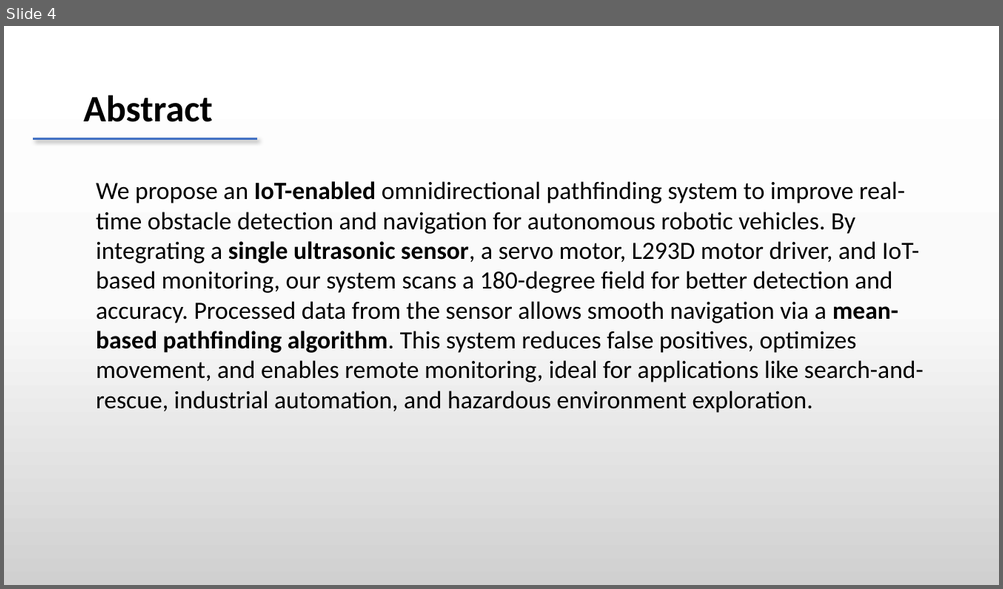
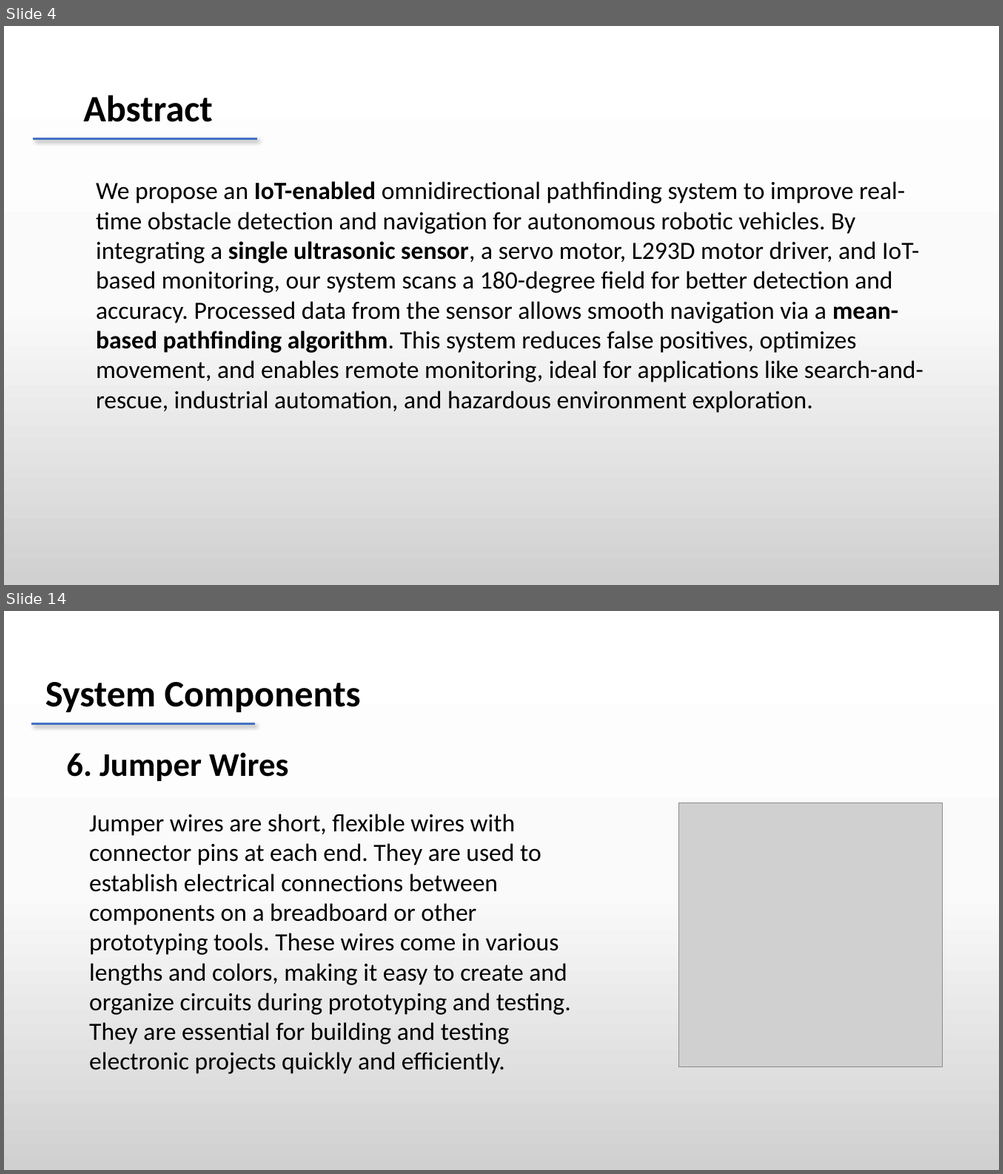
Before and after one commit to dheeraj78/project-4-2, a slide deck: Batch 8 .pptx. Shown one above the other, each under a label of ours: slide 4 before the commit, slides 4 and 14 after it; the slides between them are not shown. The pictures are 1003x589 and 1003x1174 pixels, drawn with LibreOffice and Linux fonts; fonts in the diff are those of the drawing; grey boxes stand for pictures. Boxes give left, top, right and bottom in pixels: in the first picture for what was removed or moved away, otherwise in the second. Text is boxed around its words. In the diff, an @@ line names an element or a change of style, - is before the commit and + after.

```diff
--- a/Batch 8 .pptx
+++ b/Batch 8 .pptx
@@ slide 14 added at [4, 611, 999, 1170], background gradient #FFFFFF to #FBFBFB to #D1D1D1 @@
@@ text added at [45, 682, 361, 712], 36 pt, text #000000, bold @@
+System Components
@@ line added from (31, 723) to (256, 723), #4472C4 2.25 pt @@
@@ text added at [66, 752, 288, 781], 32 pt, text #000000, bold @@
+6. Jumper Wires
@@ picture added at [678, 803, 942, 1068] @@
@@ text added at [89, 814, 571, 1074], 24 pt, text #000000 @@
+Jumper wires are short, flexible wires with connector pins at each end. They are used to establish electrical connections between components on a breadboard or other prototyping tools. These wires come in various lengths and colors, making it easy to create and organize circuits during prototyping and testing. They are essential for building and testing electronic projects quickly and efficiently.
```
Also in this commit, not shown: 1 slide changed, 12 other slides added, 1 slide removed.
